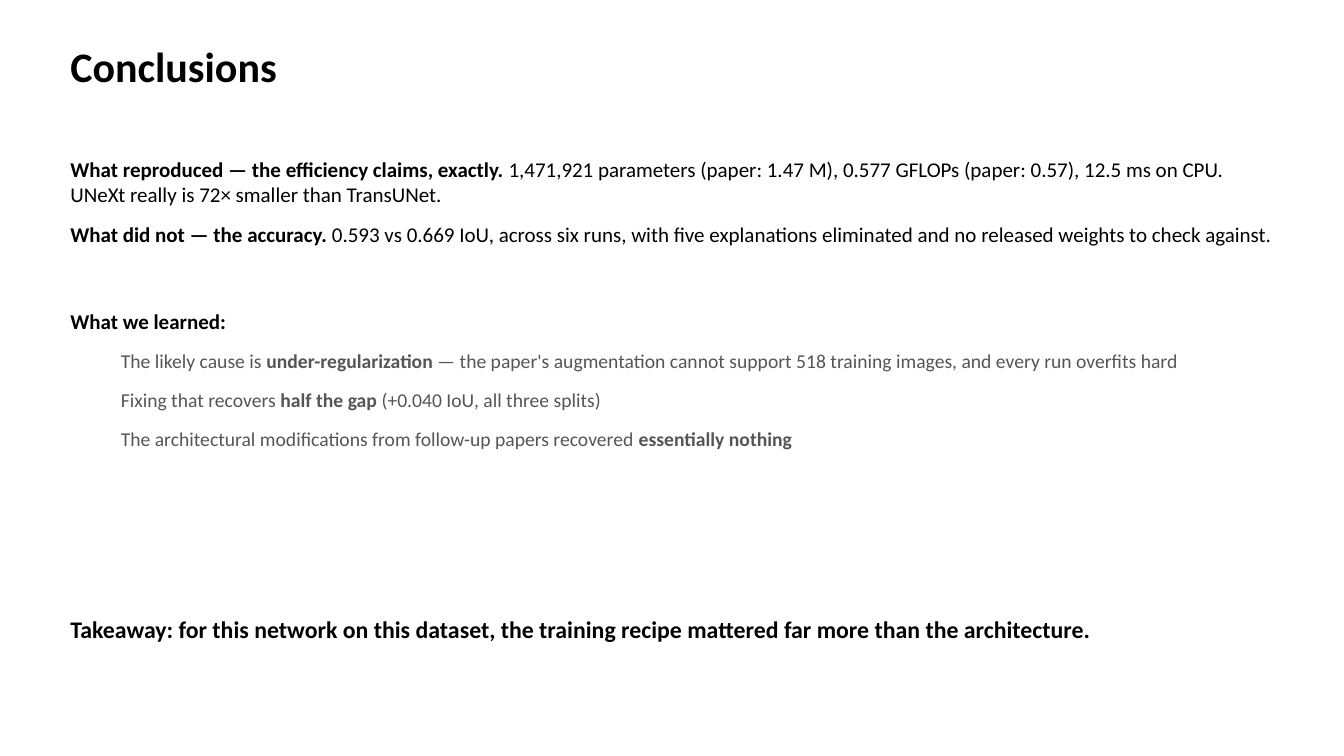
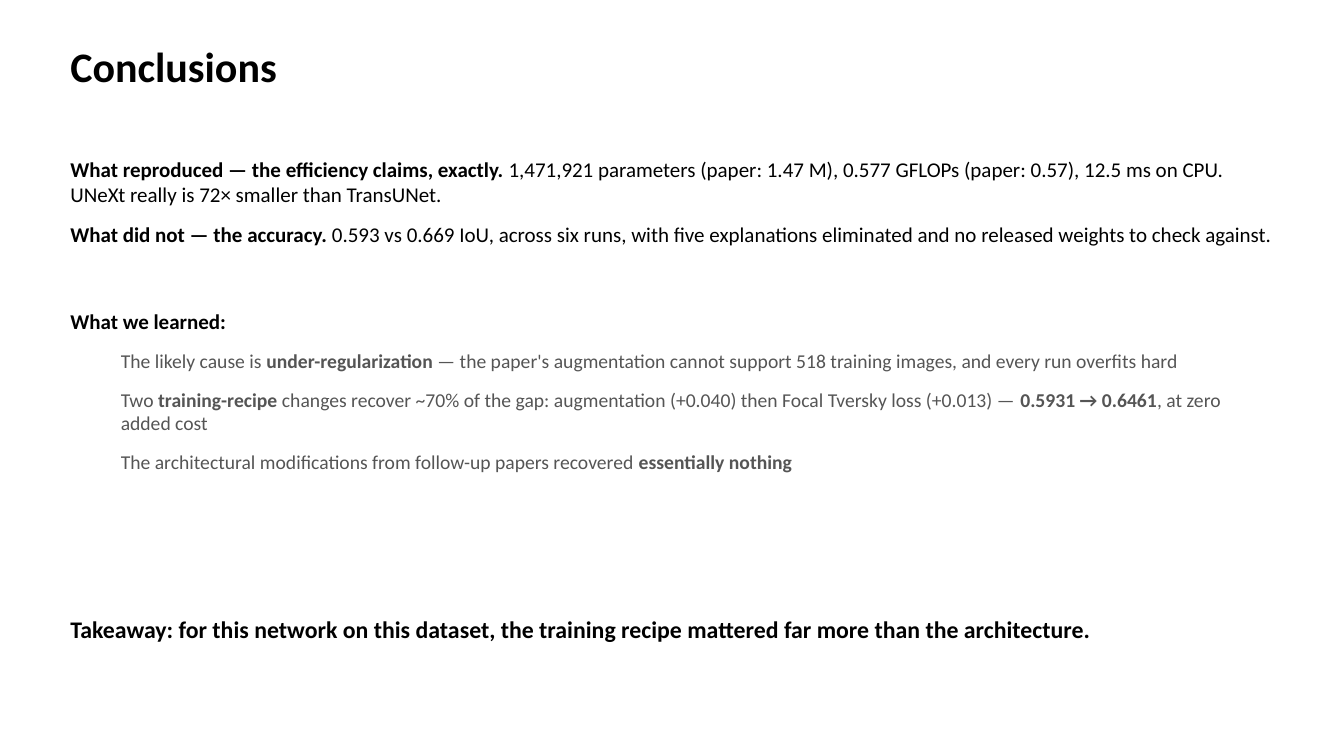
Before and after one commit to DavidShenzi/unext-project, a slide deck: slide 14 of UNeXt_presentation.pptx (slide 13 before the commit). Drawn at 1344x756 pixels with LibreOffice and Linux fonts; fonts in the diff are those of the drawing. Boxes give left, top, right and bottom in pixels: in the first picture for what was removed or moved away, otherwise in the second. Text is boxed around its words. In the diff, an @@ line names an element or a change of style, - is before the commit and + after.

```diff
--- a/UNeXt_presentation.pptx
+++ b/UNeXt_presentation.pptx
@@ text at box(121, 393, 1221, 430): text changed @@
-  Fixing that recovers half the gap (+0.040 IoU, all three splits)
+  Two training-recipe changes recover ~70% of the gap: augmentation (+0.040) then Focal Tversky loss (+0.013) — 0.5931 → 0.6461, at zero added cost
```
Also in this commit, not shown: 2 other slides changed, 2 slides added.
